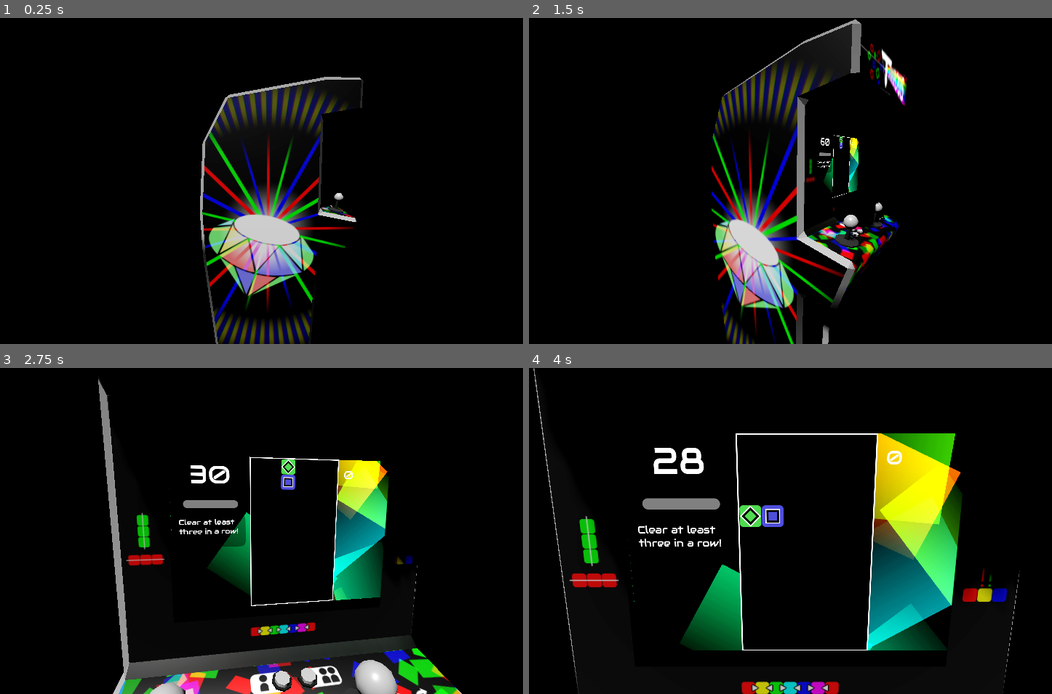
Above: before the commit, frames 1-4 (two rows, left to right).
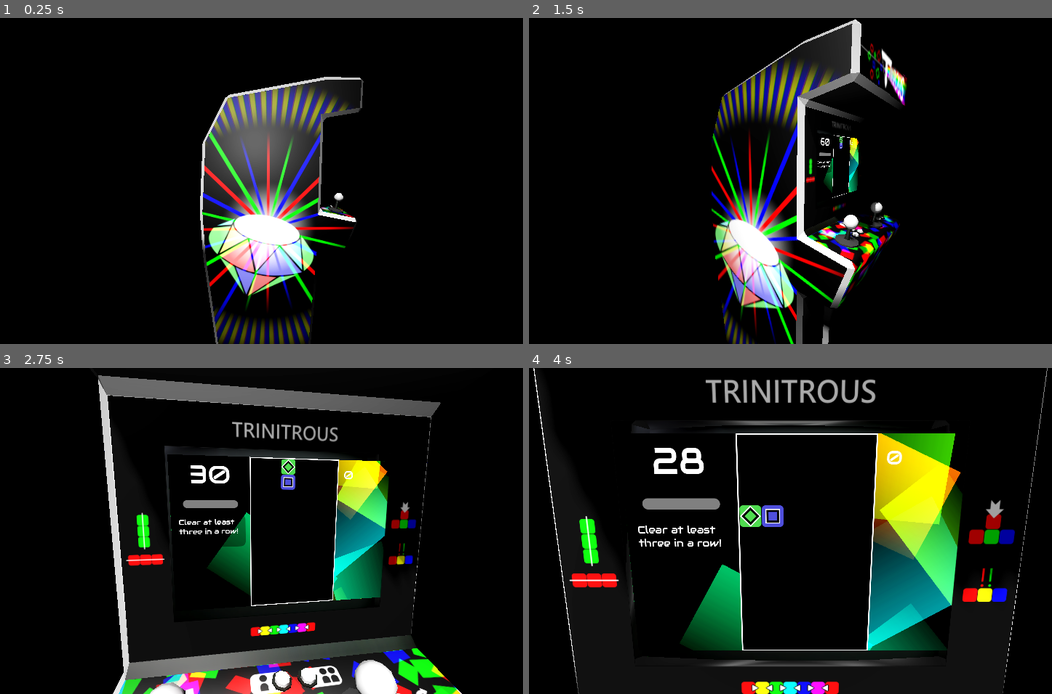
Above: after the commit, the same moments.

Repository: liabilityluke/FBGJ2025
Game: Godot game, scene res://cabinet.tscn
Two runs of this game, one before a commit and one after it. Both use one fixed random seed, a clock stepped at 60 frames per second and the inputs below.
Inputs:
- Up to frame 1 (0.25 s): no input
- Up to frame 2 (1.5 s): tap Enter (ui_accept) at 0.5, 0.77 s; hold Right (ui_right) 0.53-1.28 s; hold Down (ui_down) from 1.28 s (still down)
- Up to frame 3 (2.75 s): tap Enter (ui_accept) at 1.52 s; release Down (ui_down) at 2.03 s; hold Right (ui_right) from 2.03 s (still down)
- Up to frame 4 (4 s): tap Enter (ui_accept) at 3.02, 3.77 s; release Right (ui_right) at 3.53 s; hold Left (ui_left) from 3.53 s (still down)

The runs differ from the first frame. In frame 1, 13% of the frame differs, in the area x 38-70%, y 18-86%; in frame 2, 9.8%; in frame 3, 12%; in frame 4, 5.4%.

Commit message:
fix lighting

Diff:
--- a/cabinet.tscn
+++ b/cabinet.tscn
@@ -159,6 +159,10 @@
 bus = &"Music"
 script = ExtResource("5_ssam1")
 
+[node name="OmniLight3D" type="OmniLight3D" parent="."]
+transform = Transform3D(1, 0, 0, 0, 1, 0, 0, 0, 1, 0, 3.75507, -4.54398)
+light_energy = 2.0
+
 [connection signal="lost" from="cabinet/SubViewport/Node2D/CanvasLayer/HBoxContainer/CenterContainer/Board" to="MusicPlayer" method="start_results"]
 [connection signal="won" from="cabinet/SubViewport/Node2D/CanvasLayer/HBoxContainer/CenterContainer/Board" to="MusicPlayer" method="start_results"]
 
